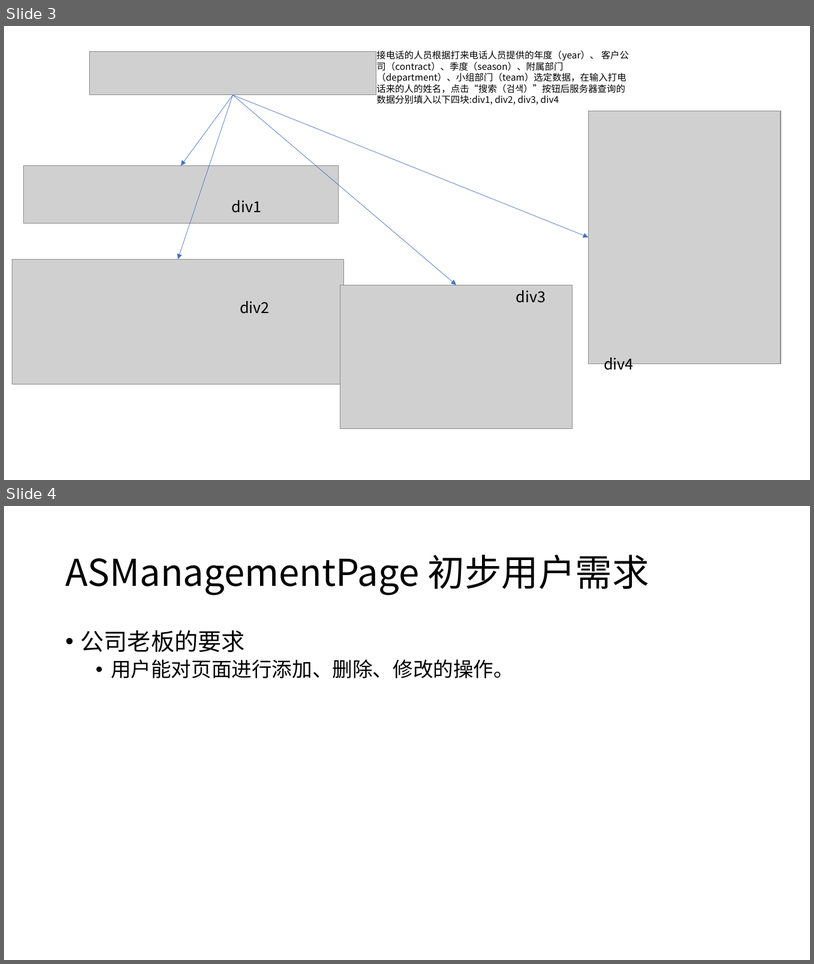
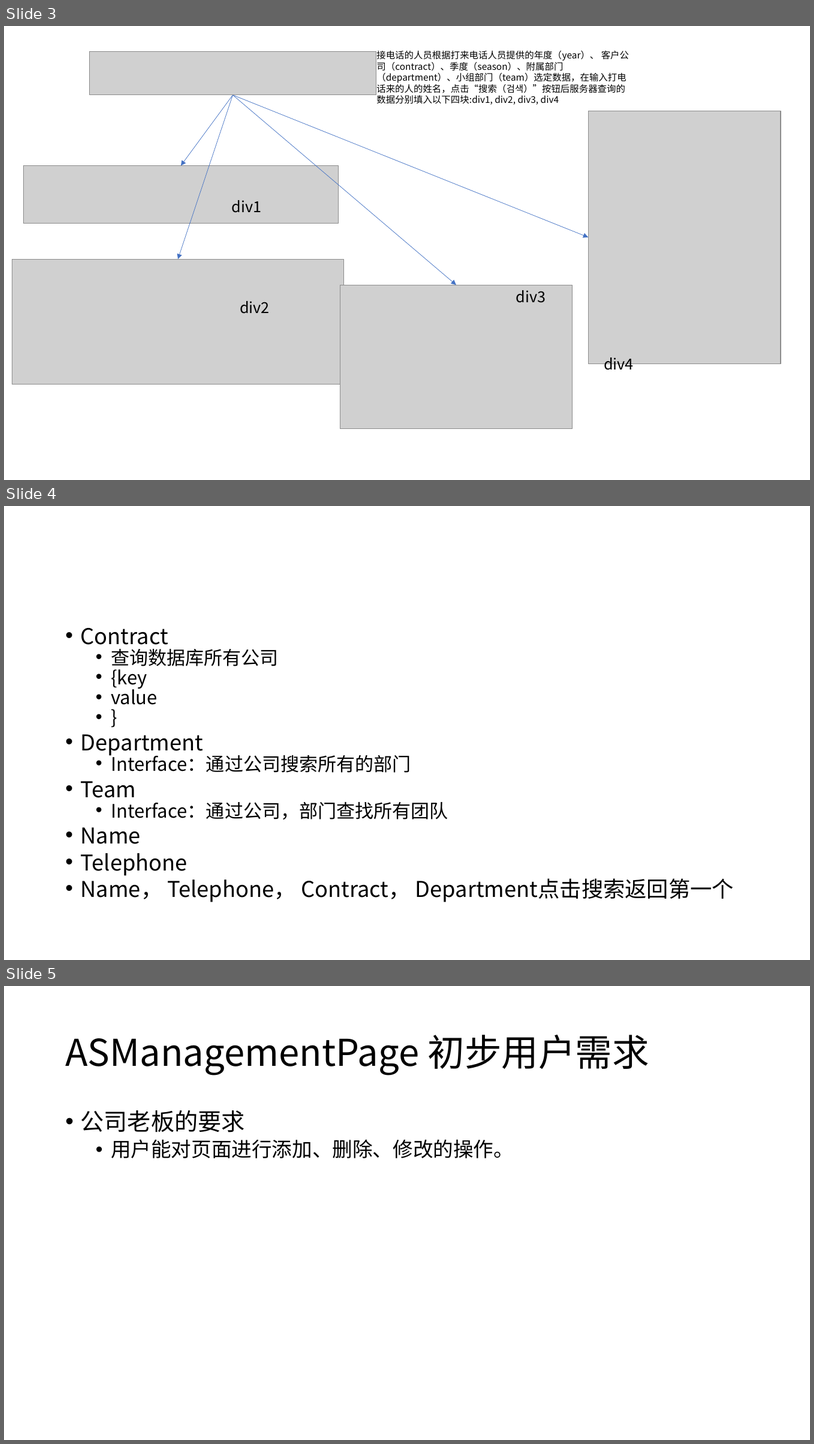
Before and after one commit to JueyingLee/kor-erp-front-public, a slide deck: documents/15-AS/15-AS_Introduction.pptx. Shown one above the other, each under a label of ours: slides 3 and 4 before the commit, slides 3, 4 and 5 after it. The pictures are 814x964 and 814x1444 pixels, drawn with LibreOffice and Linux fonts; fonts in the diff are those of the drawing; grey boxes stand for pictures. Boxes give left, top, right and bottom in pixels: in the first picture for what was removed or moved away, otherwise in the second. Text is boxed around its words. In the diff, an @@ line names an element or a change of style, - is before the commit and + after.

```diff
--- a/documents/15-AS/15-AS_Introduction.pptx
+++ b/documents/15-AS/15-AS_Introduction.pptx
@@ slide 4 added at bbox=[4, 506, 810, 960], background #FFFFFF @@
@@ text added at bbox=[81, 628, 734, 902], 25.9 pt, text #000000 @@
+• Contract
+  • 查询数据库所有公司
+  • {key
+  • value
+  • }
+• Department
+  • Interface：通过公司搜索所有的部门
+• Team
+  • Interface：通过公司，部门查找所有团队
+• Name
+• Telephone
+• Name， Telephone， Contract， Department点击搜索返回第一个
@@ what was slide 4 is now slide 5 @@
```
Also in this commit, not shown: 3 slides changed, 1 other slide added, 1 slide removed.
